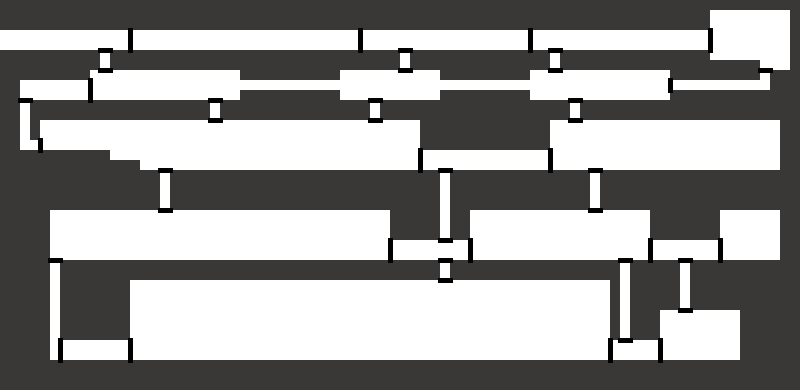
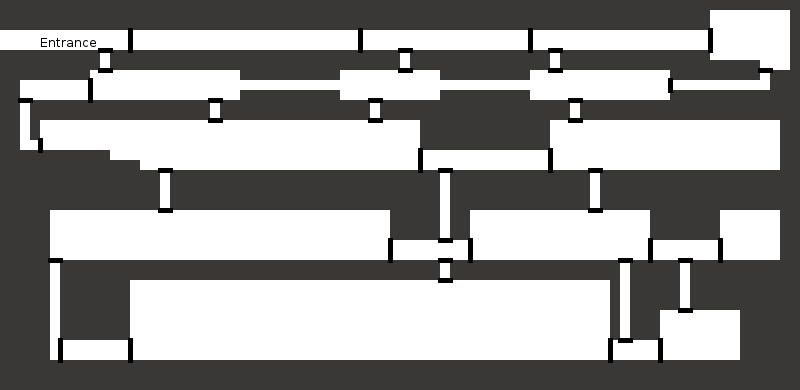
Layered file, before and after one edit (800px x 390px). Changes by layer:
added layer "Entrance" above "Background" over [41,38,96,47]
